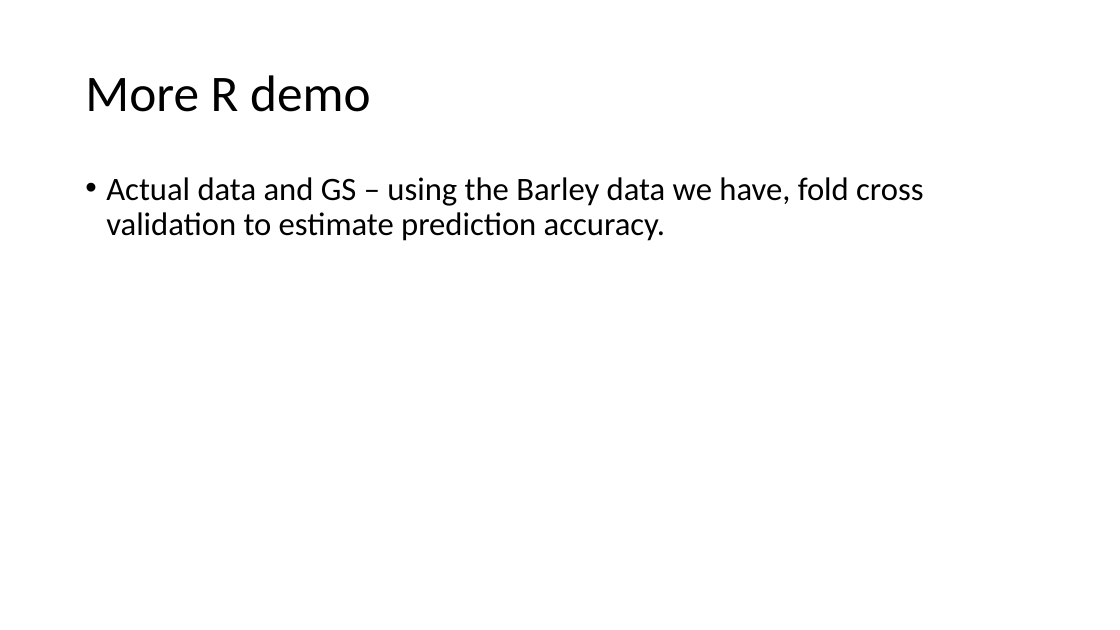
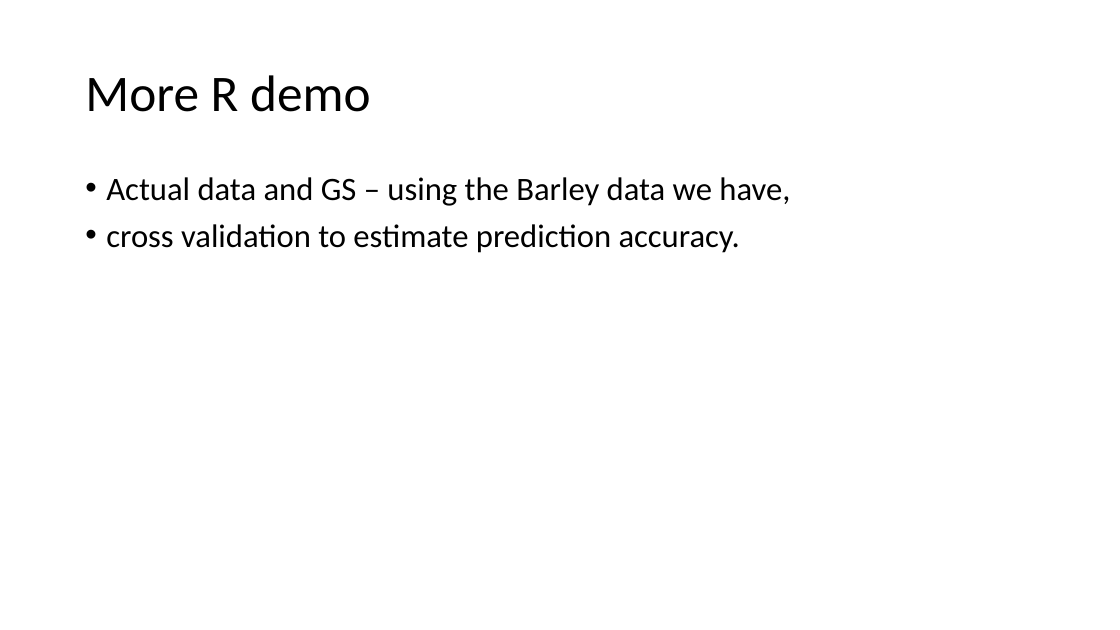
Before and after one commit to ter56/September2_2021_class, a slide deck: slide 32 of AdditiveModels_9_2_2021.pptx (slide 31 before the commit). Drawn at 1120x630 pixels with LibreOffice and Linux fonts; fonts in the diff are those of the drawing. Boxes give left, top, right and bottom in pixels: in the first picture for what was removed or moved away, otherwise in the second. Text is boxed around its words. In the diff, an @@ line names an element or a change of style, - is before the commit and + after.

```diff
--- a/AdditiveModels_9_2_2021.pptx
+++ b/AdditiveModels_9_2_2021.pptx
@@ text at (x1=106, y1=177, x2=790, y2=253): text changed @@
-• Actual data and GS – using the Barley data we have, fold cross validation to estimate prediction accuracy.
+• Actual data and GS – using the Barley data we have,
+• cross validation to estimate prediction accuracy.
```
Also in this commit, not shown: 4 other slides changed, 1 slide added, 1 other file.
